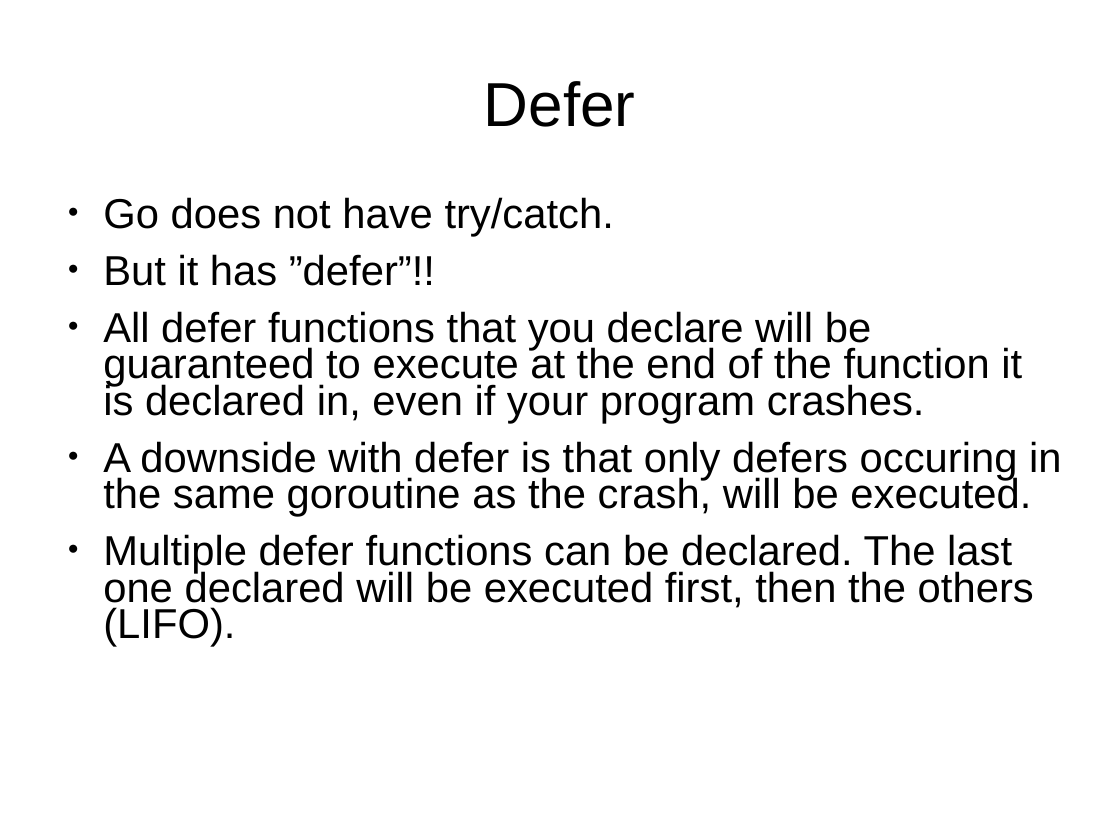
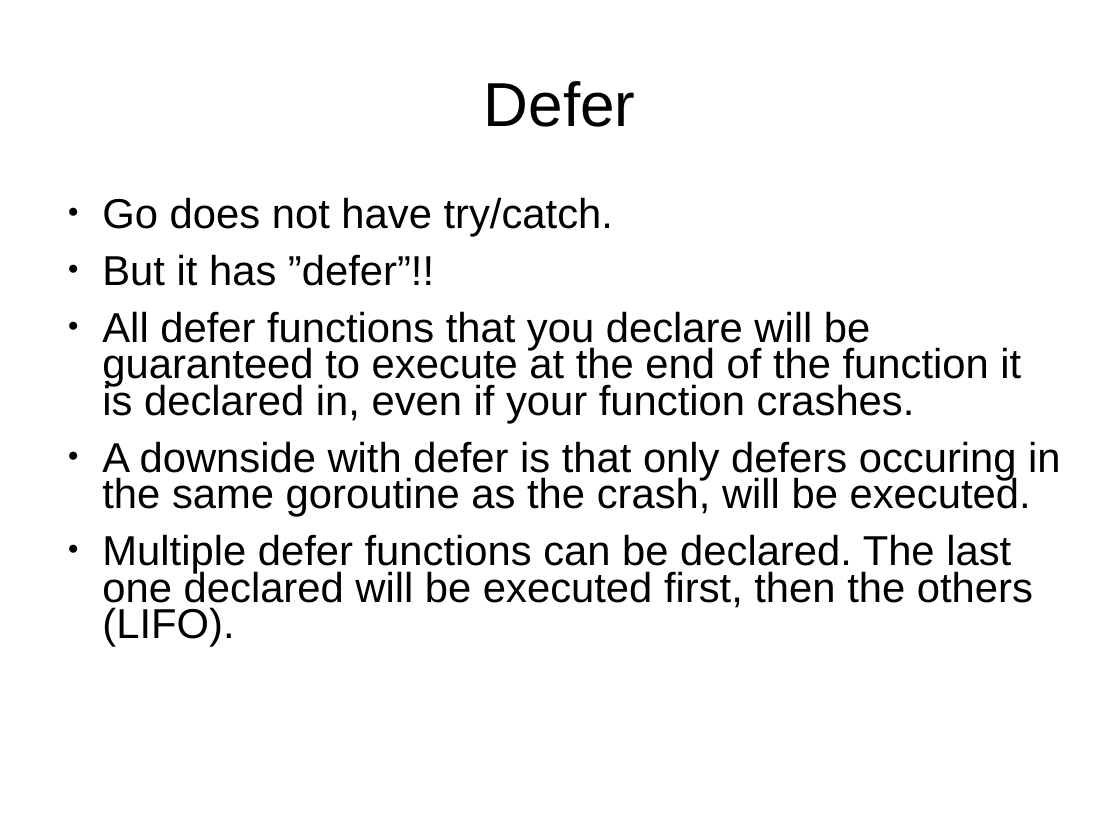
Before and after one commit to smicker/go_course, a slide deck: slide 36 of Golang genomgång.ppt. Drawn at 1120x840 pixels with LibreOffice and Linux fonts; fonts in the diff are those of the drawing; background and template pictures are left out. Boxes give left, top, right and bottom in pixels: in the first picture for what was removed or moved away, otherwise in the second. Text is boxed around its words. In the diff, an @@ line names an element or a change of style, - is before the commit and + after.

```diff
--- a/Golang genomgång.ppt
+++ b/Golang genomgång.ppt
@@ text at [102, 197, 1060, 647]: indent changed @@
@@ text at [102, 311, 1021, 424]: text changed @@
-● All defer functions that you declare will be guaranteed to execute at the end of the function it is declared in, even if your program crashes.
+● All defer functions that you declare will be guaranteed to execute at the end of the function it is declared in, even if your function crashes.
```
Also in this commit, not shown: 47 other slides changed, 2 slides added, 2 slides removed, 1 other file.
